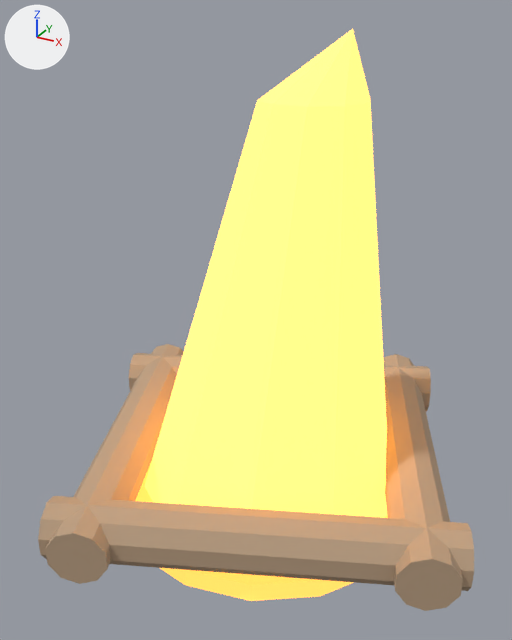
The Blender file camping-assets/camping/campfire.blend: old version first, new version second.
Rendered twice from a camera (50 mm lens) standing at (0.647, -1.233, 1.052) and looking at (-0.012, -0.035, 0.453). The lights are fixed; the arrows at upper left show +X, +Y and +Z. The picture after the commit comes second.

In view in the first picture: 'Campfire_Base', 'Campfire_Flame_Outer', 'Campfire_Log_1', 'Campfire_Log_2', 'Campfire_Log_3', 'Campfire_Log_4'.
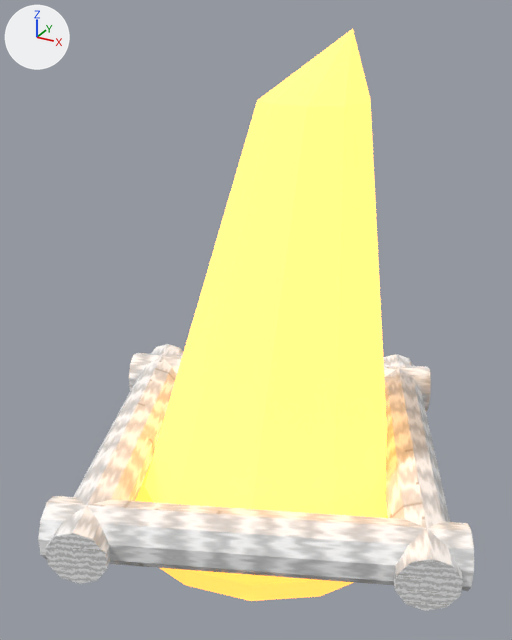
Boxes (x1, y1, x2, y2) around the edits, measured in the pictures (512 x 640 px):
'Campfire_Log_4', surface changed (beige to white)
    both: (38, 496, 474, 591)
'Campfire_Log_1', surface changed, recoloured (lighter)
    both: (383, 354, 463, 611)
'Campfire_Log_3', surface changed, recoloured (beige to white)
    both: (45, 344, 183, 584)
'Campfire_Log_2', surface changed
    both: (129, 353, 431, 411)
part 1 of me_campfire_log_1, recoloured (beige to grey)
    both: (395, 559, 463, 611)
part 2 of me_campfire_log_3, recoloured (beige to grey)
    both: (45, 533, 107, 584)

What changed in the scene script:
```text
Add img_wood_rough_png:
    img_wood_rough_png = load_image('wood_rough.png', '../textures/wood_rough.png', 256, 256, 'Non-Color')
Add img_wood_albedo_png:
    img_wood_albedo_png = load_image('wood_albedo.png', '../textures/wood_albedo.png', 256, 256, 'sRGB')
Change mat_m_bark:
    where n0 = _N.new('ShaderNodeBsdfPrincipled'); n0.name = 'Principled BSDF'
    remove n0.inputs[0].default_value = (0.478, 0.337, 0.22, 1.0)  # 'Base Color', beige #b89d81
    remove n0.inputs[2].default_value = 0.9  # 'Roughness'
    add n2 = _N.new('ShaderNodeTexImage'); n2.name = 'Image Texture'
    add n2.image = img_wood_albedo_png
    add n3 = _N.new('ShaderNodeTexImage'); n3.name = 'Image Texture.001'
    add n3.image = img_wood_rough_png
    add _L.new(n2.outputs[0], n0.inputs[0])  # 'Color' to 'Base Color'
    add _L.new(n3.outputs[0], n0.inputs[2])  # 'Color' to 'Roughness'
Add mat_m_logend:
    mat_m_logend = bpy.data.materials.new('M_LogEnd')
    # uses the picture img_wood_albedo_png
    # uses the picture img_wood_rough_png
Change me_campfire_log_1:
    where me_campfire_log_1.from_pydata(...)  # 20 vertices, 12 faces; spans x 0.086..0.503, y -0.266..0.515, z 0.06..0.18
    used by ob_campfire_log_1; location = (0.0, 0.0, 0.0)
    me_campfire_log_1 part 1: the 1 face centred in x 0.451, y -0.244, z 0.12 switches from mat_m_bark (beige #b89d81) to mat_m_logend
    add me_campfire_log_1.materials.append(mat_m_logend)
Change me_campfire_log_3:
    where me_campfire_log_3.from_pydata(...)  # 20 vertices, 12 faces; spans x -0.503..-0.086, y -0.515..0.266, z 0.06..0.18
    used by ob_campfire_log_3; location = (0.0, 0.0, 0.0)
    me_campfire_log_3 part 2: the 1 face centred in x -0.139, y -0.493, z 0.12 switches from mat_m_bark (beige #b89d81) to mat_m_logend
    add me_campfire_log_3.materials.append(mat_m_logend)
```
